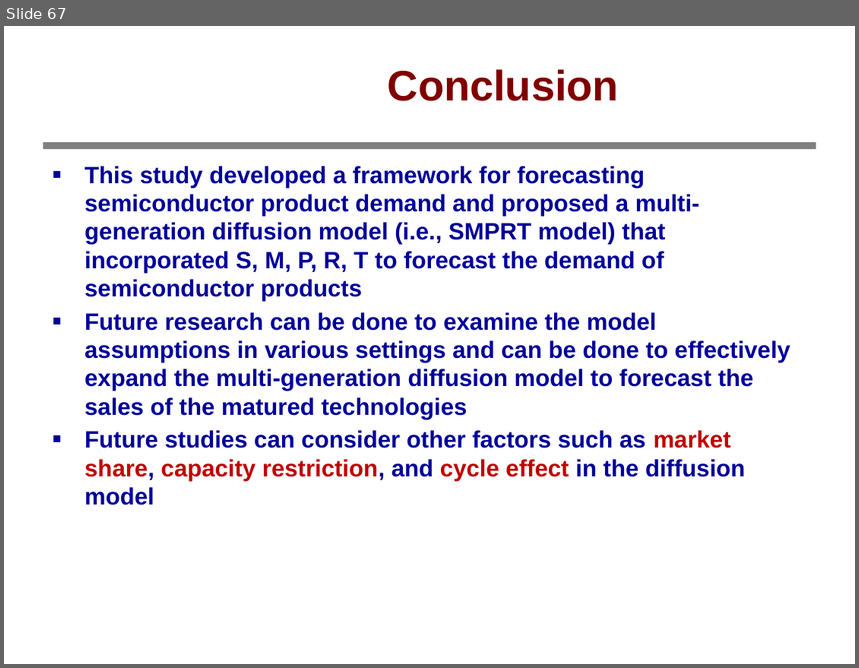
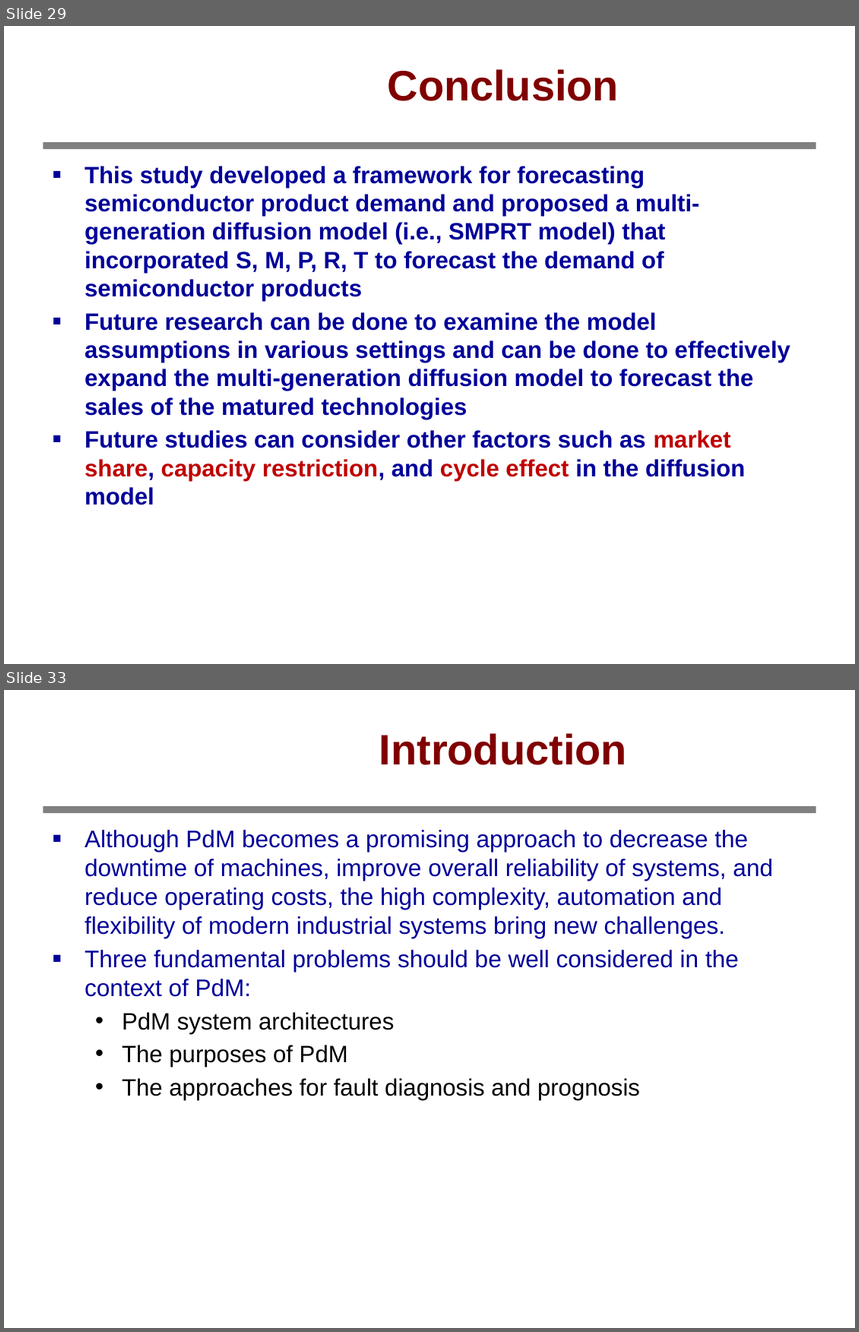
Before and after one commit to bbq9793101pohsien/Test_data, a slide deck: 學術交流.pptx. Shown one above the other, each under a label of ours: slide 67 before the commit, slides 29 and 33 after it; the slides between them are not shown. The pictures are 859x668 and 859x1332 pixels, drawn with LibreOffice and Linux fonts; fonts in the diff are those of the drawing; background and template pictures are left out. Boxes give left, top, right and bottom in pixels: in the first picture for what was removed or moved away, otherwise in the second. Text is boxed around its words. In the diff, an @@ line names an element or a change of style, - is before the commit and + after.

```diff
--- a/學術交流.pptx
+++ b/學術交流.pptx
@@ slide 33 added at [4, 690, 855, 1328], background #FFFFFF; not listed: 1 template element that a slide beside it also shows @@
@@ title added at [379, 733, 627, 765], 36 pt, text #800000, bold @@
+Introduction
@@ text added at [85, 830, 773, 1100], 20.3 pt, text #000099 @@
+■ Although PdM becomes a promising approach to decrease the downtime of machines, improve overall reliability of systems, and reduce operating costs, the high complexity, automation and flexibility of modern industrial systems bring new challenges.
+■ Three fundamental problems should be well considered in the context of PdM:
+  • PdM system architectures
+  • The purposes of PdM
+  • The approaches for fault diagnosis and prognosis
@@ page number added at [654, 1304, 852, 1328], 12.9 pt, text #FFFFFF @@
+33
@@ what was slide 67 is now slide 29 @@
```
Also in this commit, not shown: 16 other slides added, 38 slides removed.
